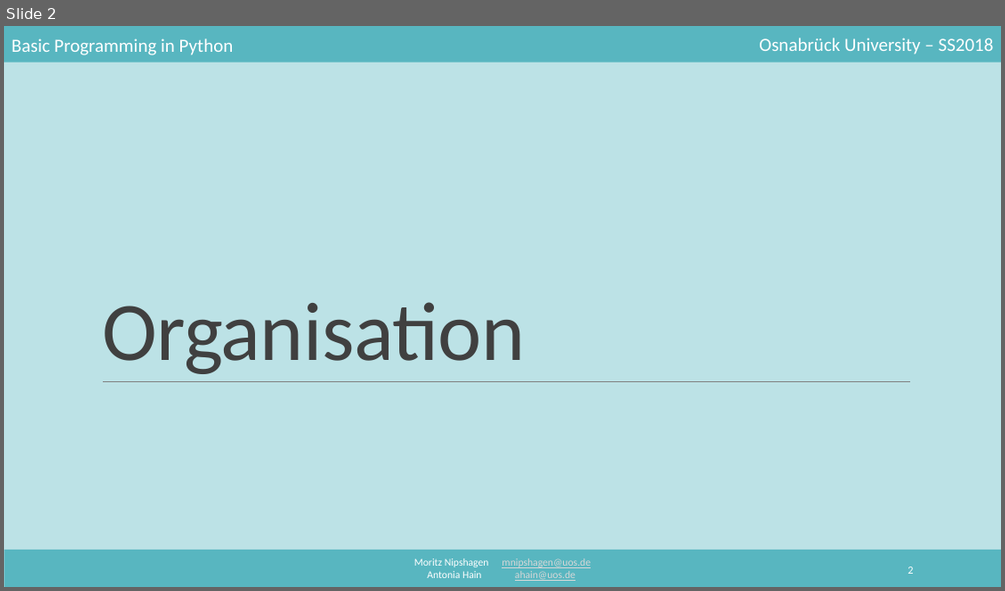
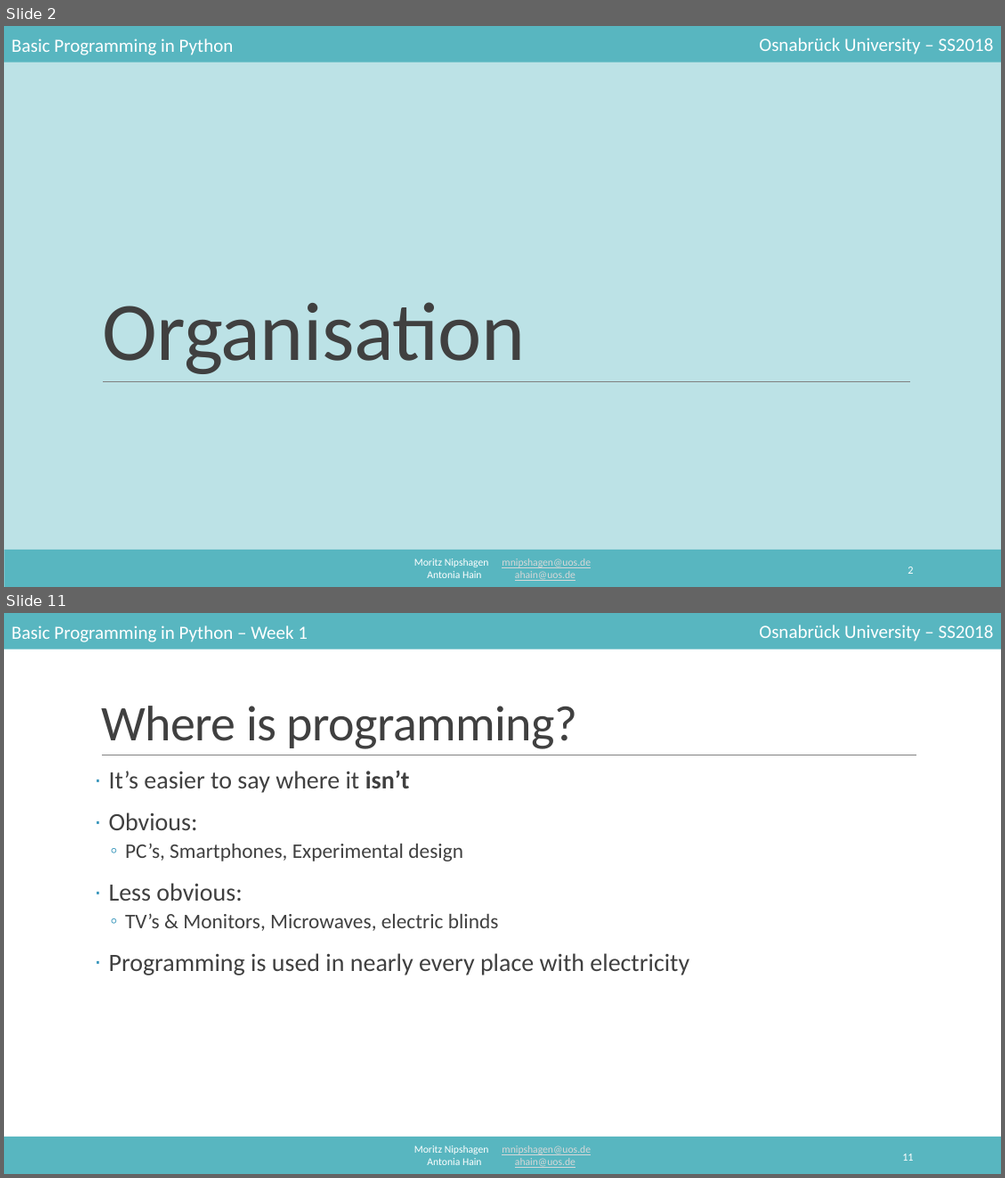
Before and after one commit to mnipshagen/monty, a slide deck: 2018/01/Hello_World.pptx. Shown one above the other, each under a label of ours: slide 2 before the commit, slides 2 and 11 after it; the slides between them are not shown. The pictures are 1005x591 and 1005x1178 pixels, drawn with LibreOffice and Linux fonts; fonts in the diff are those of the drawing. Boxes give left, top, right and bottom in pixels: in the first picture for what was removed or moved away, otherwise in the second. Text is boxed around its words. In the diff, an @@ line names an element or a change of style, - is before the commit and + after.

```diff
--- a/2018/01/Hello_World.pptx
+++ b/2018/01/Hello_World.pptx
@@ slide 11 added at bbox=[4, 613, 1001, 1174], background #FFFFFF; not listed: 4 template elements that a slide beside it also shows @@
@@ text added at bbox=[11, 625, 307, 642], 18 pt, text #FFFFFF @@
+Basic Programming in Python – Week 1
@@ title added at bbox=[101, 706, 578, 749], 48 pt, text #404040 @@
+Where is programming?
@@ line added from (102, 755) to (917, 755), #808080 0.5 pt @@
@@ text added at bbox=[109, 771, 689, 975], 24 pt, text #404040 @@
+· It’s easier to say where it isn’t
+· Obvious:
+  ◦ PC’s, Smartphones, Experimental design
+· Less obvious:
+  ◦ TV’s & Monitors, Microwaves, electric blinds
+· Programming is used in nearly every place with electricity
@@ page number added at bbox=[902, 1153, 913, 1160], 10.5 pt, text #FFFFFF @@
+11
```
Also in this commit, not shown: 3 slides changed, 16 other slides added, 13 other files.
